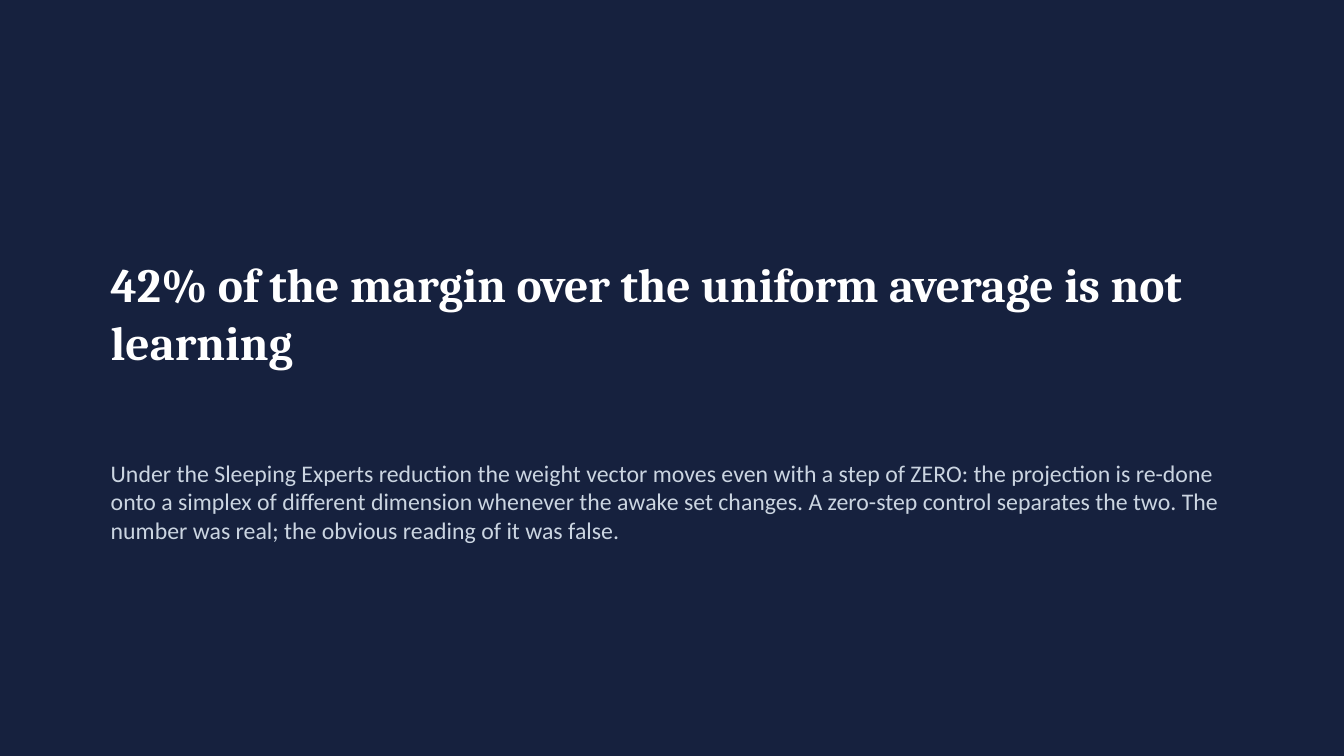
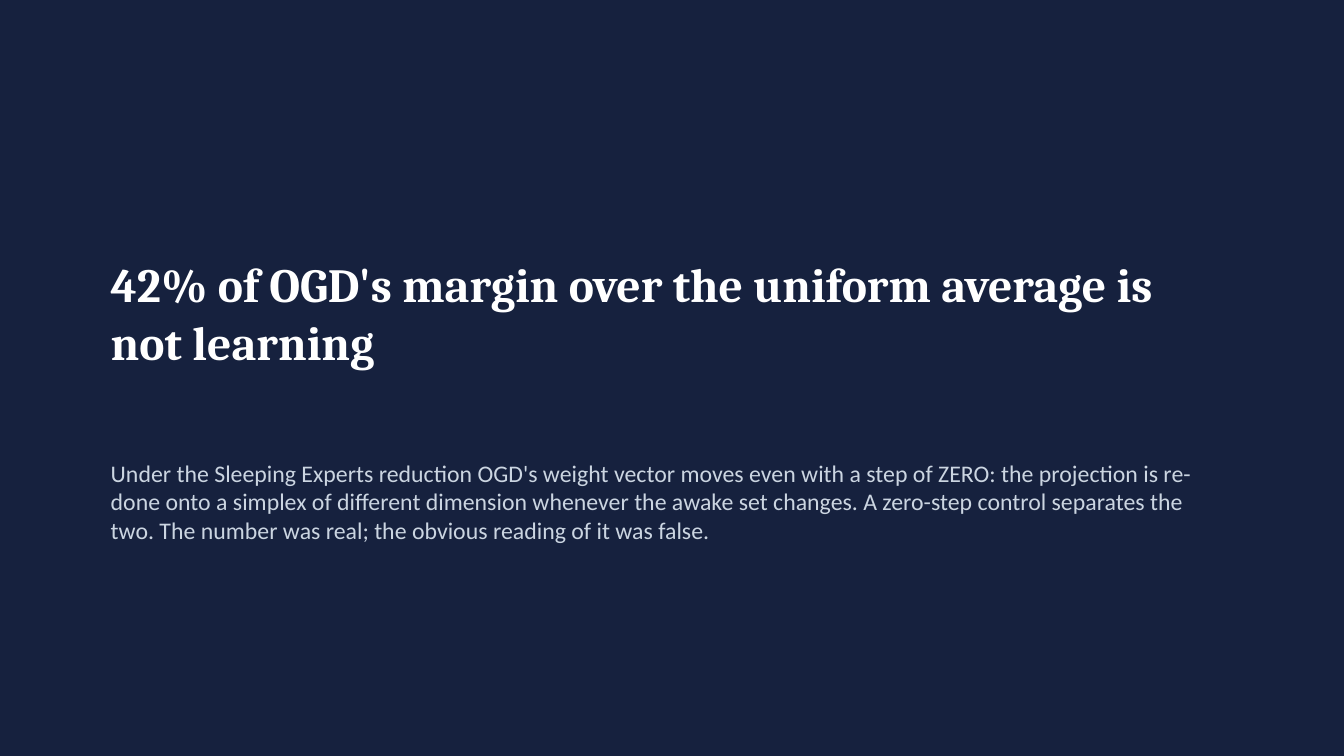
Before and after one commit to stefanos212/online-learning-betting-odds, a slide deck: slide 15 of docs/defense_presentation_short.pptx. Drawn at 1344x756 pixels with LibreOffice and Linux fonts; fonts in the diff are those of the drawing. Boxes give left, top, right and bottom in pixels: in the first picture for what was removed or moved away, otherwise in the second. Text is boxed around its words. In the diff, an @@ line names an element or a change of style, - is before the commit and + after.

```diff
--- a/docs/defense_presentation_short.pptx
+++ b/docs/defense_presentation_short.pptx
@@ title at (111,268,1153,370): text changed @@
-42% of the margin over the uniform average is not learning
+42% of OGD's margin over the uniform average is not learning
@@ text at (111,465,1190,543): text changed @@
-Under the Sleeping Experts reduction the weight vector moves even with a step of ZERO: the projection is re-done onto a simplex of different dimension whenever the awake set changes. A zero-step control separates the two. The number was real; the obvious reading of it was false.
+Under the Sleeping Experts reduction OGD's weight vector moves even with a step of ZERO: the projection is re-done onto a simplex of different dimension whenever the awake set changes. A zero-step control separates the two. The number was real; the obvious reading of it was false.
```
Also in this commit, not shown: 11 other slides changed, 1 slide added, 1 other file.
